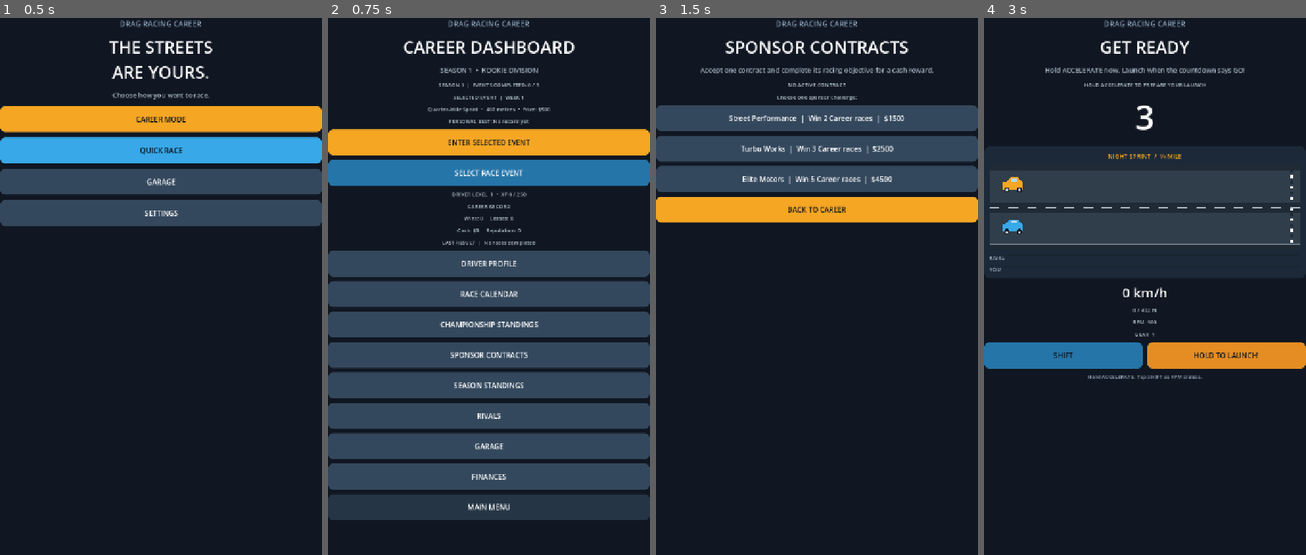
Above: before the commit, frames 1-4 (left to right).
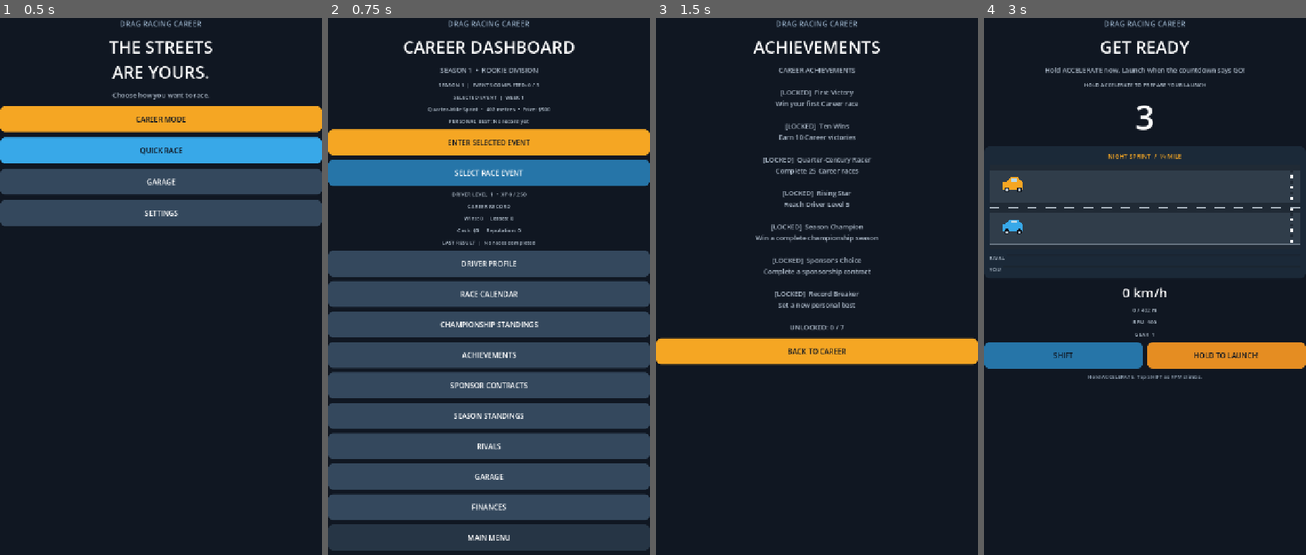
Above: after the commit, the same moments.

Repository: gleeshyyy/-Drag-Racing-Career
Game: Godot game, scene res://main.tscn
Two runs of this game, one before a commit and one after it. Both use one fixed random seed, a clock stepped at 60 frames per second and the inputs below.
Inputs (mouse positions are in pixels of both pictures, inside the frame that each line leads up to):
- Up to frame 1 (0.5 s): no input
- Up to frame 2 (0.75 s): click "CAREER MODE" at 0.5 s
- Up to frame 3 (1.5 s): click (817, 356) at 1.25 s, where only the run after the commit has a clickable "ACHIEVEMENTS"
- Up to frame 4 (3 s): click "BACK TO CAREER" at 2 s; click "ENTER SELECTED EVENT" at 2.75 s

Frame 1 is identical in both runs. In frame 2, 5.8% of the frame differs, in the area x 0-100%, y 62-100%; in frame 3, 27%, in the area x 0-100%, y 4-65%; in frame 4, nothing differs.

Commit message:
Add career achievement system

Diff:
--- a/main.gd
+++ b/main.gd
@@ -79,6 +79,8 @@
 var sponsor_contract_progress := 0
 var sponsor_contract_reward := 0
 var last_sponsor_message := ""
+var achievements: Dictionary = {}
+var last_achievement_message := ""
 var last_xp_earned := 0
 var last_level_up := false
 var last_result := "No races completed"
@@ -323,6 +325,10 @@
 	standings_button.add_theme_color_override("font_color", Color.WHITE)
 	standings_button.pressed.connect(_show_standings)
 	section_panel.add_child(standings_button)
+	var achievements_button := _make_button("ACHIEVEMENTS", Color("#34485d"))
+	achievements_button.add_theme_color_override("font_color", Color.WHITE)
+	achievements_button.pressed.connect(_show_achievements)
+	section_panel.add_child(achievements_button)
 	var sponsor_button := _make_button("SPONSOR CONTRACTS", Color("#34485d"))
 	sponsor_button.add_theme_color_override("font_color", Color.WHITE)
 	sponsor_button.pressed.connect(_show_sponsor_contracts)
@@ -638,6 +644,54 @@
 	var quick_best := float(personal_bests.get("quick_402", 0.0))
 	body += "Quick Race  |  %s" % ("%.2f sec" % quick_best if quick_best > 0.0 else "No record")
 	_show_subpage("DRIVER PROFILE", body, "BACK TO CAREER")
+
+func _check_achievements(new_personal_best: bool) -> void:
+	last_achievement_message = ""
+	var total_races := career_wins + career_losses
+	var unlocked: Array[String] = []
+	if career_wins >= 1 and _unlock_achievement("first_win"):
+		unlocked.append("First Victory")
+	if career_wins >= 10 and _unlock_achievement("ten_wins"):
+		unlocked.append("Ten Wins")
+	if total_races >= 25 and _unlock_achievement("veteran_25"):
+		unlocked.append("Quarter-Century Racer")
+	if _driver_level() >= 5 and _unlock_achievement("level_5"):
+		unlocked.append("Rising Star")
+	if last_season_message.contains("CHAMPION!") and _unlock_achievement("season_champion"):
+		unlocked.append("Season Champion")
+	if last_sponsor_message.contains("CONTRACT COMPLETE") and _unlock_achievement("sponsor_complete"):
+		unlocked.append("Sponsor's Choice")
+	if new_personal_best and _unlock_achievement("record_breaker"):
+		unlocked.append("Record Breaker")
+	if not unlocked.is_empty():
+		last_achievement_message = "ACHIEVEMENT UNLOCKED: " + ", ".join(unlocked)
+
+func _unlock_achievement(achievement_id: String) -> bool:
+	if bool(achievements.get(achievement_id, false)):
+		return false
+	achievements[achievement_id] = true
+	return true
+
+func _show_achievements() -> void:
+	var achievement_names := {
+		"first_win": ["First Victory", "Win your first Career race"],
+		"ten_wins": ["Ten Wins", "Earn 10 Career victories"],
+		"veteran_25": ["Quarter-Century Racer", "Complete 25 Career races"],
+		"level_5": ["Rising Star", "Reach Driver Level 5"],
+		"season_champion": ["Season Champion", "Win a complete championship season"],
+		"sponsor_complete": ["Sponsor's Choice", "Complete a sponsorship contract"],
+		"record_breaker": ["Record Breaker", "Set a new personal best"]
+	}
+	var body := "CAREER ACHIEVEMENTS\n\n"
+	var unlocked_count := 0
+	for achievement_id in achievement_names.keys():
+		var details: Array = achievement_names[achievement_id]
+		var is_unlocked := bool(achievements.get(achievement_id, false))
+		if is_unlocked:
+			unlocked_count += 1
+		body += "%s  %s\n%s\n\n" % ["[UNLOCKED]" if is_unlocked else "[LOCKED]", str(details[0]), str(details[1])]
+	body += "UNLOCKED: %d / %d" % [unlocked_count, achievement_names.size()]
+	_show_subpage("ACHIEVEMENTS", body, "BACK TO CAREER")
 
 func _show_sponsor_contracts() -> void:
 	menu_panel.hide()
@@ -995,6 +1049,7 @@
 			career_losses += 1
 			last_result = "Defeat vs " + rival_name
 		career_race = false
+		_check_achievements(new_personal_best)
 		_save_career()
 	else:
 		_save_career()
@@ -1017,6 +1072,8 @@
 			_add_section_label(last_season_message)
 		if last_sponsor_message != "":
 			_add_section_label(last_sponsor_message)
+		if last_achievement_message != "":
+			_add_section_label(last_achievement_message)
 		_add_section_label("DRIVER XP  |  +%d" % last_xp_earned)
 		_add_section_label("DRIVER LEVEL  |  %d" % _driver_level())
 		if last_level_up:
@@ -1112,6 +1169,7 @@
 	sponsor_contract_target = int(save.get_value("career", "sponsor_contract_target", 0))
 	sponsor_contract_progress = int(save.get_value("career", "sponsor_contract_progress", 0))
 	sponsor_contract_reward = int(save.get_value("career", "sponsor_contract_reward", 0))
+	achievements = save.get_value("career", "achievements", {})
 	rival_records = save.get_value("career", "rival_records", {})
 	personal_bests = save.get_value("career", "personal_bests", {})
 	selected_event_id = str(save.get_value("career", "selected_event_id", "quarter_mile"))
@@ -1150,6 +1208,7 @@
 	save.set_value("career", "sponsor_contract_target", sponsor_contract_target)
 	save.set_value("career", "sponsor_contract_progress", sponsor_contract_progress)
 	save.set_value("career", "sponsor_contract_reward", sponsor_contract_reward)
+	save.set_value("career", "achievements", achievements)
 	save.set_value("career", "rival_records", rival_records)
 	save.set_value("career", "personal_bests", personal_bests)
 	save.set_value("career", "selected_event_id", selected_event_id)
